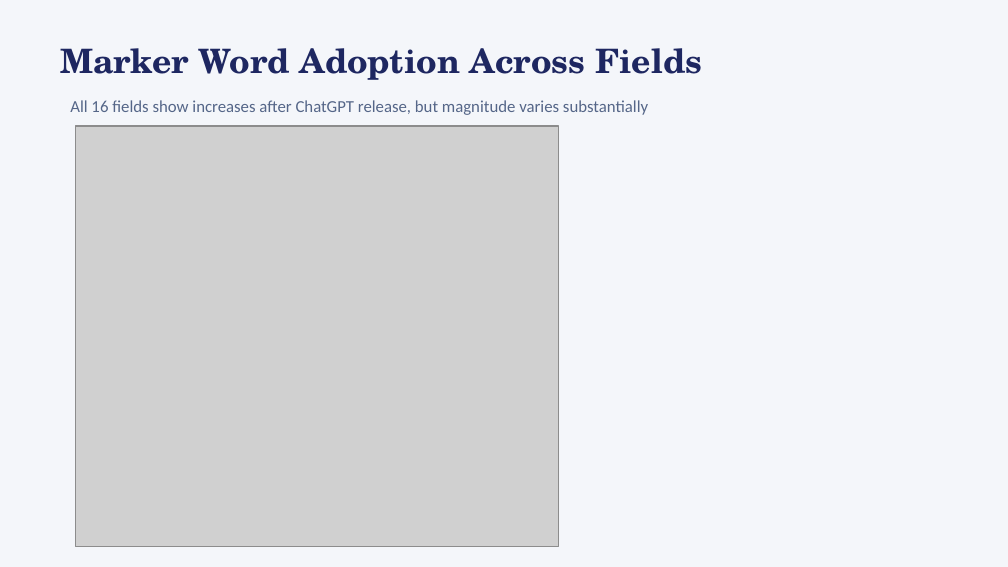
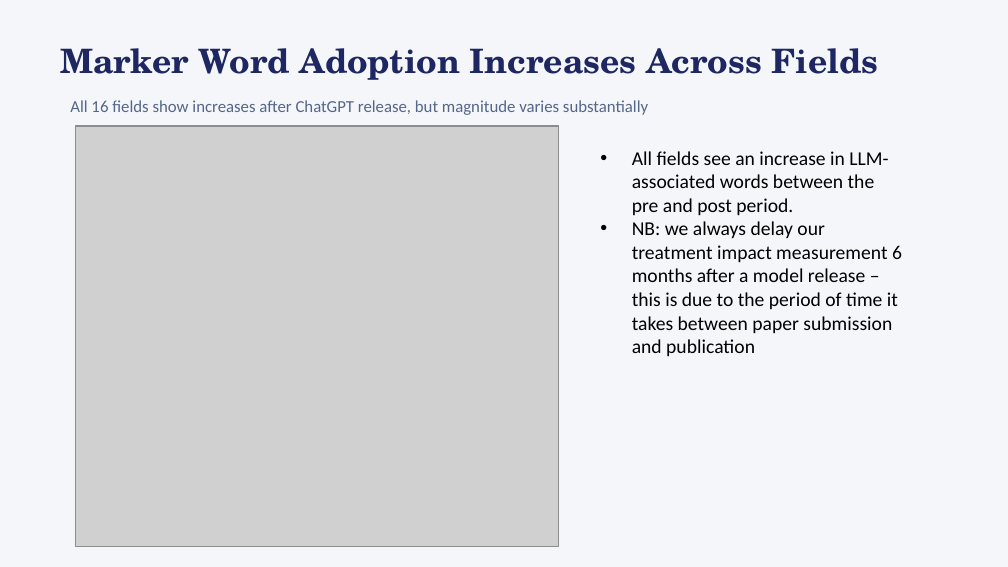
Before and after one commit to bheim/aig_final_project, a slide deck: slide 7 of presentation.pptx (slide 4 before the commit). Drawn at 1008x567 pixels with LibreOffice and Linux fonts; fonts in the diff are those of the drawing; grey boxes stand for pictures. Boxes give left, top, right and bottom in pixels: in the first picture for what was removed or moved away, otherwise in the second. Text is boxed around its words. In the diff, an @@ line names an element or a change of style, - is before the commit and + after.

```diff
--- a/presentation.pptx
+++ b/presentation.pptx
@@ text at (60,48,879,80): text changed @@
-Marker Word Adoption Across Fields
+Marker Word Adoption Increases Across Fields
@@ text added at (632,151,902,356), 14 pt, text #000000 @@
+• All fields see an increase in LLM-associated words between the pre and post period.
+• NB: we always delay our treatment impact measurement 6 months after a model release – this is due to the period of time it takes between paper submission and publication
```
Also in this commit, not shown: 5 other slides changed, 11 slides added, 2 other files.
